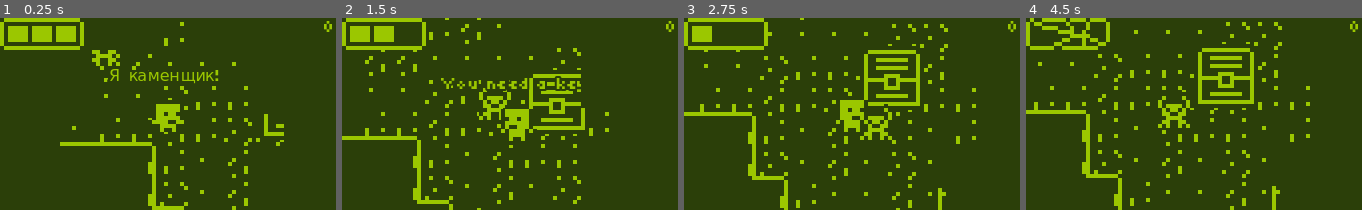
Above: before the commit, frames 1-4 (left to right).
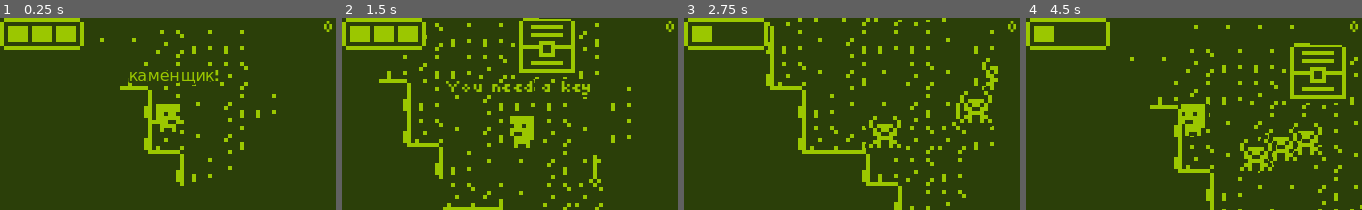
Above: after the commit, the same moments.

Repository: TheAihopGG/nokia-3310-jam-7
Game: Godot game, scene res://Scenes/game.tscn
Same seed, same stepped clock (60 frames per second), same inputs: the game is played once before the commit and once after it.
Inputs (mouse positions are in pixels of both pictures, inside the frame that each line leads up to):
- Up to frame 1 (0.25 s): no input
- Up to frame 2 (1.5 s): tap Enter at 0.5 s; move the mouse to (583, 104) at 0.52 s; hold Right (ui_right) 0.53-1.28 s; hold F (interact) 0.53-1.28 s; click (583, 104) at 0.8 s; move the mouse to (442, 123) at 1.27 s; hold Down (ui_down) from 1.28 s (still down); click (442, 123) at 1.35 s
- Up to frame 3 (2.75 s): tap F (interact) at 1.55 s; move the mouse to (885, 71) at 2.02 s; release Down (ui_down) at 2.03 s; hold Right (ui_right) from 2.03 s (still down); hold F (interact) from 2.03 s (still down); click (885, 71) at 2.3 s
- Up to frame 4 (4.5 s): move the mouse to (1177, 152) at 2.77 s; release Right (ui_right) at 2.78 s; release F (interact) at 2.78 s; hold Up (ui_up) 2.78-3.53 s; click (1177, 152) at 2.85 s; tap F (interact) at 3.05 s; move the mouse to (1294, 142) at 3.52 s; hold F (interact) 3.53-4.28 s; hold Left (ui_left) from 3.53 s (still down); click (1294, 142) at 3.8 s; move the mouse to (1093, 85) at 4.27 s; click (1093, 85) at 4.35 s

The runs differ from the first frame. In frame 1, 5.9% of the frame differs, in the area x 17-85%, y 2-100%; in frame 2, 15%; in frame 3, 14%; in frame 4, 16%, in the area x 0-100%, y 0-100%.

Commit message:
теперь можно ломать блоки

Diff:
--- a/Scenes/Characters/Enemies/Beatle/BeatleFSM.gd
+++ b/Scenes/Characters/Enemies/Beatle/BeatleFSM.gd
@@ -4,6 +4,7 @@
 func _init() -> void:
     _add_state("chase")
     _add_state("hurt")
+    _add_state("dead")
 
 func _ready() -> void:
     set_state(states.chase)
@@ -27,3 +28,5 @@
             animation_player.play("chase")
         states.hurt:
             animation_player.play("hurt")
+        states.dead:
+            animation_player.play("dead")
--- a/Scenes/Characters/Enemies/Beatle/beatle.gd
+++ b/Scenes/Characters/Enemies/Beatle/beatle.gd
@@ -1,3 +1,4 @@
+@icon("res://Assets/Sprites/enemy4.png")
 extends Enemy
 
 
--- a/Scenes/Characters/Enemies/Beatle/beatle.tscn
+++ b/Scenes/Characters/Enemies/Beatle/beatle.tscn
@@ -85,21 +85,20 @@
 "values": [0]
 }
 
-[sub_resource type="Animation" id="Animation_d8yas"]
-resource_name = "hurt"
+[sub_resource type="Animation" id="Animation_8we0c"]
+resource_name = "dead"
 length = 0.4
-step = 0.1
-tracks/0/type = "value"
-tracks/0/imported = false
-tracks/0/enabled = true
-tracks/0/path = NodePath("AnimatedSprite2D:animation")
-tracks/0/interp = 1
-tracks/0/loop_wrap = true
-tracks/0/keys = {
-"times": PackedFloat32Array(0),
-"transitions": PackedFloat32Array(1),
-"update": 1,
-"values": [&"chase"]
+tracks/0/type = "value"
+tracks/0/imported = false
+tracks/0/enabled = true
+tracks/0/path = NodePath("AnimatedSprite2D:animation")
+tracks/0/interp = 1
+tracks/0/loop_wrap = true
+tracks/0/keys = {
+"times": PackedFloat32Array(0),
+"transitions": PackedFloat32Array(1),
+"update": 1,
+"values": [&"idle"]
 }
 tracks/1/type = "value"
 tracks/1/imported = false
@@ -125,11 +124,67 @@
 "update": 1,
 "values": [false, true, false, true]
 }
+tracks/3/type = "method"
+tracks/3/imported = false
+tracks/3/enabled = true
+tracks/3/path = NodePath(".")
+tracks/3/interp = 1
+tracks/3/loop_wrap = true
+tracks/3/keys = {
+"times": PackedFloat32Array(0.4),
+"transitions": PackedFloat32Array(1),
+"values": [{
+"args": [],
+"method": &"queue_free"
+}]
+}
+
+[sub_resource type="Animation" id="Animation_d8yas"]
+resource_name = "hurt"
+length = 0.4
+step = 0.1
+tracks/0/type = "value"
+tracks/0/imported = false
+tracks/0/enabled = true
+tracks/0/path = NodePath("AnimatedSprite2D:animation")
+tracks/0/interp = 1
+tracks/0/loop_wrap = true
+tracks/0/keys = {
+"times": PackedFloat32Array(0),
+"transitions": PackedFloat32Array(1),
+"update": 1,
+"values": [&"chase"]
+}
+tracks/1/type = "value"
+tracks/1/imported = false
+tracks/1/enabled = true
+tracks/1/path = NodePath("AnimatedSprite2D:frame")
+tracks/1/interp = 1
+tracks/1/loop_wrap = true
+tracks/1/keys = {
+"times": PackedFloat32Array(0),
+"transitions": PackedFloat32Array(1),
+"update": 1,
+"values": [0]
+}
+tracks/2/type = "value"
+tracks/2/imported = false
+tracks/2/enabled = true
+tracks/2/path = NodePath("AnimatedSprite2D:visible")
+tracks/2/interp = 1
+tracks/2/loop_wrap = true
+tracks/2/keys = {
+"times": PackedFloat32Array(0, 0.1, 0.2, 0.3),
+"transitions": PackedFloat32Array(1, 1, 1, 1),
+"update": 1,
+"values": [false, true, false, true]
+}
 
 [sub_resource type="AnimationLibrary" id="AnimationLibrary_niec7"]
 _data = {
 "RESET": SubResource("Animation_217nk"),
 "chase": SubResource("Animation_5uip4"),
+"dead": SubResource("Animation_8we0c"),
 "hurt": SubResource("Animation_d8yas")
 }
 
--- a/Scenes/Characters/Enemies/enemy.tscn
+++ b/Scenes/Characters/Enemies/enemy.tscn
@@ -7,7 +7,7 @@
 radius = 3.0
 height = 8.0
 
-[node name="Enemy" instance=ExtResource("1_pu503")]
+[node name="Enemy" groups=["ENEMY_GROUP"] instance=ExtResource("1_pu503")]
 script = ExtResource("2_5ggdj")
 
 [node name="CollisionShape2D" parent="." index="2"]
--- a/Scenes/Characters/Player/PlayerFSM.gd
+++ b/Scenes/Characters/Player/PlayerFSM.gd
@@ -6,6 +6,7 @@
     _add_state("move")
     _add_state("attack")
     _add_state("hurt")
+    _add_state("dead")
 
 func _ready() -> void:
     set_state(states.idle)
@@ -30,7 +31,7 @@
                 return states.idle
 
         states.hurt:
-            if not parent.hitbox.get_child(0).disabled and not animation_player.is_playing():
+            if not animation_player.is_playing():
                 return states.idle
     return -1
 
@@ -44,3 +45,5 @@
             animation_player.play("move")
         states.hurt:
             animation_player.play("hurt")
+        states.dead:
+            animation_player.play("dead")
--- a/Scenes/Characters/Player/player.gd
+++ b/Scenes/Characters/Player/player.gd
@@ -6,10 +6,6 @@
 @onready var rotate_weapon : Node2D = get_node("RotateWeapon")
 @onready var dialog : Dialog = get_node("Dialog")
 
-var inventory : Dictionary = {
-    'diamonds': 0,
-    'keys': 0
-}
 var nearest_chest : Chest
 var current_tile_position  : Vector2i
 var previous_tile_position : Vector2i
@@ -47,6 +43,9 @@
 
     if Input.is_action_pressed("mouse_button_left") and state_machine.state != state_machine.states.attack:
         state_machine.set_state(state_machine.states.attack)
+        var tile_position : Vector2i = tile_map.local_to_map(get_global_mouse_position())
+
+        tile_map.breaking_tile(tile_position)
 
     if nearest_chest and Input.is_action_pressed("interact"):
         if not nearest_chest.is_opened:
@@ -86,4 +85,4 @@
     if body.is_in_group('Items'):
         var item : Item = body
         if not item.is_picked_up:
-            item._pick_up()
+            item.pick_up()
--- a/Scenes/Characters/Player/player.tscn
+++ b/Scenes/Characters/Player/player.tscn
@@ -114,6 +114,33 @@
 "name": &"move",
 "speed": 8.0
 }]
+
+[sub_resource type="Animation" id="Animation_vpui7"]
+length = 0.001
+tracks/0/type = "value"
+tracks/0/imported = false
+tracks/0/enabled = true
+tracks/0/path = NodePath("RotateWeapon/Hitbox/CollisionShape2D:disabled")
+tracks/0/interp = 1
+tracks/0/loop_wrap = true
+tracks/0/keys = {
+"times": PackedFloat32Array(0),
+"transitions": PackedFloat32Array(1),
+"update": 1,
+"values": [true]
+}
+tracks/1/type = "value"
+tracks/1/imported = false
+tracks/1/enabled = true
+tracks/1/path = NodePath("AnimatedSprite2D:visible")
+tracks/1/interp = 1
+tracks/1/loop_wrap = true
+tracks/1/keys = {
+"times": PackedFloat32Array(0),
+"transitions": PackedFloat32Array(1),
+"update": 1,
+"values": [true]
+}
 
 [sub_resource type="Animation" id="Animation_bpbs0"]
 length = 0.4
@@ -154,119 +181,8 @@
 "values": [false, true]
 }
 
-[sub_resource type="Animation" id="Animation_ng1y3"]
-length = 0.6
-loop_mode = 1
-tracks/0/type = "value"
-tracks/0/imported = false
-tracks/0/enabled = true
-tracks/0/path = NodePath("AnimatedSprite2D:frame")
-tracks/0/interp = 1
-tracks/0/loop_wrap = true
-tracks/0/keys = {
-"times": PackedFloat32Array(0, 0.2, 0.4),
-"transitions": PackedFloat32Array(1, 1, 1),
-"update": 1,
-"values": [0, 1, 2]
-}
-tracks/1/type = "value"
-tracks/1/imported = false
-tracks/1/enabled = true
-tracks/1/path = NodePath("AnimatedSprite2D:animation")
-tracks/1/interp = 1
-tracks/1/loop_wrap = true
-tracks/1/keys = {
-"times": PackedFloat32Array(0),
-"transitions": PackedFloat32Array(1),
-"update": 1,
-"values": ["idle"]
-}
-
-[sub_resource type="Animation" id="Animation_1isv0"]
-length = 0.375
-loop_mode = 1
-tracks/0/type = "value"
-tracks/0/imported = false
-tracks/0/enabled = true
-tracks/0/path = NodePath("AnimatedSprite2D:frame")
-tracks/0/interp = 1
-tracks/0/loop_wrap = true
-tracks/0/keys = {
-"times": PackedFloat32Array(0, 0.125, 0.25),
-"transitions": PackedFloat32Array(1, 1, 1),
-"update": 1,
-"values": [0, 1, 2]
-}
-tracks/1/type = "value"
-tracks/1/imported = false
-tracks/1/enabled = true
-tracks/1/path = NodePath("AnimatedSprite2D:animation")
-tracks/1/interp = 1
-tracks/1/loop_wrap = true
-tracks/1/keys = {
-"times": PackedFloat32Array(0),
-"transitions": PackedFloat32Array(1),
-"update": 1,
-"values": ["move"]
-}
-
-[sub_resource type="Animation" id="Animation_30rcw"]
-length = 0.375
-loop_mode = 1
-tracks/0/type = "value"
-tracks/0/imported = false
-tracks/0/enabled = true
-tracks/0/path = NodePath("AnimatedSprite2D:frame")
-tracks/0/interp = 1
-tracks/0/loop_wrap = true
-tracks/0/keys = {
-"times": PackedFloat32Array(0, 0.125, 0.25),
-"transitions": PackedFloat32Array(1, 1, 1),
-"update": 1,
-"values": [0, 1, 2]
-}
-tracks/1/type = "value"
-tracks/1/imported = false
-tracks/1/enabled = true
-tracks/1/path = NodePath("AnimatedSprite2D:animation")
-tracks/1/interp = 1
-tracks/1/loop_wrap = true
-tracks/1/keys = {
-"times": PackedFloat32Array(0),
-"transitions": PackedFloat32Array(1),
-"update": 1,
-"values": ["walk"]
-}
-
-[sub_resource type="Animation" id="Animation_vpui7"]
-length = 0.001
-tracks/0/type = "value"
-tracks/0/imported = false
-tracks/0/enabled = true
-tracks/0/path = NodePath("RotateWeapon/Hitbox/CollisionShape2D:disabled")
-tracks/0/interp = 1
-tracks/0/loop_wrap = true
-tracks/0/keys = {
-"times": PackedFloat32Array(0),
-"transitions": PackedFloat32Array(1),
-"update": 1,
-"values": [true]
-}
-tracks/1/type = "value"
-tracks/1/imported = false
-tracks/1/enabled = true
-tracks/1/path = NodePath("AnimatedSprite2D:visible")
-tracks/1/interp = 1
-tracks/1/loop_wrap = true
-tracks/1/keys = {
-"times": PackedFloat32Array(0),
-"transitions": PackedFloat32Array(1),
-"update": 1,
-"values": [true]
-}
-
-[sub_resource type="Animation" id="Animation_uqd12"]
-resource_name = "hurt"
+[sub_resource type="Animation" id="Animation_v3d6w"]
+resource_name = "dead"
 length = 0.4
 tracks/0/type = "value"
 tracks/0/imported = false
@@ -304,11 +220,150 @@
 "update": 1,
 "values": [false, true, false, true]
 }
+tracks/3/type = "method"
+tracks/3/imported = false
+tracks/3/enabled = true
+tracks/3/path = NodePath(".")
+tracks/3/interp = 1
+tracks/3/loop_wrap = true
+tracks/3/keys = {
+"times": PackedFloat32Array(0.4),
+"transitions": PackedFloat32Array(1),
+"values": [{
+"args": [],
+"method": &"queue_free"
+}]
+}
+
+[sub_resource type="Animation" id="Animation_uqd12"]
+resource_name = "hurt"
+length = 0.4
+tracks/0/type = "value"
+tracks/0/imported = false
+tracks/0/enabled = true
+tracks/0/path = NodePath("AnimatedSprite2D:animation")
+tracks/0/interp = 1
+tracks/0/loop_wrap = true
+tracks/0/keys = {
+"times": PackedFloat32Array(0),
+"transitions": PackedFloat32Array(1),
+"update": 1,
+"values": [&"idle"]
+}
+tracks/1/type = "value"
+tracks/1/imported = false
+tracks/1/enabled = true
+tracks/1/path = NodePath("AnimatedSprite2D:frame")
+tracks/1/interp = 1
+tracks/1/loop_wrap = true
+tracks/1/keys = {
+"times": PackedFloat32Array(0),
+"transitions": PackedFloat32Array(1),
+"update": 1,
+"values": [0]
+}
+tracks/2/type = "value"
+tracks/2/imported = false
+tracks/2/enabled = true
+tracks/2/path = NodePath("AnimatedSprite2D:visible")
+tracks/2/interp = 1
+tracks/2/loop_wrap = true
+tracks/2/keys = {
+"times": PackedFloat32Array(0, 0.1, 0.2, 0.3),
+"transitions": PackedFloat32Array(1, 1, 1, 1),
+"update": 1,
+"values": [false, true, false, true]
+}
+
+[sub_resource type="Animation" id="Animation_ng1y3"]
+length = 0.6
+loop_mode = 1
+tracks/0/type = "value"
+tracks/0/imported = false
+tracks/0/enabled = true
+tracks/0/path = NodePath("AnimatedSprite2D:frame")
+tracks/0/interp = 1
+tracks/0/loop_wrap = true
+tracks/0/keys = {
+"times": PackedFloat32Array(0, 0.2, 0.4),
+"transitions": PackedFloat32Array(1, 1, 1),
+"update": 1,
+"values": [0, 1, 2]
+}
+tracks/1/type = "value"
+tracks/1/imported = false
+tracks/1/enabled = true
+tracks/1/path = NodePath("AnimatedSprite2D:animation")
+tracks/1/interp = 1
+tracks/1/loop_wrap = true
+tracks/1/keys = {
+"times": PackedFloat32Array(0),
+"transitions": PackedFloat32Array(1),
+"update": 1,
+"values": ["idle"]
+}
+
+[sub_resource type="Animation" id="Animation_1isv0"]
+length = 0.375
+loop_mode = 1
+tracks/0/type = "value"
+tracks/0/imported = false
+tracks/0/enabled = true
+tracks/0/path = NodePath("AnimatedSprite2D:frame")
+tracks/0/interp = 1
+tracks/0/loop_wrap = true
+tracks/0/keys = {
+"times": PackedFloat32Array(0, 0.125, 0.25),
+"transitions": PackedFloat32Array(1, 1, 1),
+"update": 1,
+"values": [0, 1, 2]
+}
+tracks/1/type = "value"
+tracks/1/imported = false
+tracks/1/enabled = true
+tracks/1/path = NodePath("AnimatedSprite2D:animation")
+tracks/1/interp = 1
+tracks/1/loop_wrap = true
+tracks/1/keys = {
+"times": PackedFloat32Array(0),
+"transitions": PackedFloat32Array(1),
+"update": 1,
+"values": ["move"]
+}
+
+[sub_resource type="Animation" id="Animation_30rcw"]
+length = 0.375
+loop_mode = 1
+tracks/0/type = "value"
+tracks/0/imported = false
+tracks/0/enabled = true
+tracks/0/path = NodePath("AnimatedSprite2D:frame")
+tracks/0/interp = 1
+tracks/0/loop_wrap = true
+tracks/0/keys = {
+"times": PackedFloat32Array(0, 0.125, 0.25),
+"transitions": PackedFloat32Array(1, 1, 1),
+"update": 1,
+"values": [0, 1, 2]
+}
+tracks/1/type = "value"
+tracks/1/imported = false
+tracks/1/enabled = true
+tracks/1/path = NodePath("AnimatedSprite2D:animation")
+tracks/1/interp = 1
+tracks/1/loop_wrap = true
+tracks/1/keys = {
+"times": PackedFloat32Array(0),
+"transitions": PackedFloat32Array(1),
+"update": 1,
+"values": ["walk"]
+}
 
 [sub_resource type="AnimationLibrary" id="AnimationLibrary_i4yln"]
 _data = {
 "RESET": SubResource("Animation_vpui7"),
 "attack": SubResource("Animation_bpbs0"),
+"dead": SubResource("Animation_v3d6w"),
 "hurt": SubResource("Animation_uqd12"),
 "idle": SubResource("Animation_ng1y3"),
 "move": SubResource("Animation_1isv0"),
@@ -324,7 +379,6 @@
 radius = 7.0
 
 [node name="Player" instance=ExtResource("1_lh6t2")]
-z_index = 3
 script = ExtResource("2_lvdns")
 acceleration = 10
 max_speed = 30
@@ -380,4 +434,3 @@
 [connection signal="body_entered" from="InteractionArea" to="." method="_on_interaction_area_body_entered"]
 [connection signal="body_exited" from="InteractionArea" to="." method="_on_interaction_area_body_exited"]
 [connection signal="body_entered" from="PickUpArea" to="." method="_on_pick_up_area_body_entered"]
-[connection signal="body_exited" from="PickUpArea" to="." method="_on_pick_up_area_body_exited"]
--- a/Scenes/Characters/character.gd
+++ b/Scenes/Characters/character.gd
@@ -13,6 +13,11 @@
 
 var move_direction : Vector2
 
+var inventory : Dictionary = {
+    'diamonds': 0,
+    'keys': 0
+}
+
 func _physics_process(_delta: float) -> void:
     move_and_slide()
     velocity = lerp(velocity, Vector2.ZERO, FRICTION)
--- a/Scenes/ECS/health_component.gd
+++ b/Scenes/ECS/health_component.gd
@@ -12,7 +12,10 @@
 func _ready() -> void:
     health_points = max_health_points
 
-func take_damage(_attacker : CharacterBody2D, damage : int, dir : Vector2, force : int) -> void:
+func take_damage(attacker : CharacterBody2D, damage : int, dir : Vector2, force : int) -> void:
+    if attacker.is_in_group("ENEMY_GROUP") and parent.is_in_group("ENEMY_GROUP"):
+        return
+
     health_points += damage
 
     if health_points > 0:
@@ -20,7 +23,11 @@
             parent.state_machine.set_state(parent.state_machine.states.hurt)
             parent.velocity += dir * force
     else:
-        parent.queue_free()
+        if parent is Character:
+            parent.state_machine.set_state(parent.state_machine.states.dead)
+            parent.velocity += dir * force * 2
+        else:
+            parent.queue_free()
 
 func set_hp(new_hp : int) -> void:
     health_points = clamp(new_hp, 0, max_health_points)
--- a/Scenes/Objects/Chest/chest.gd
+++ b/Scenes/Objects/Chest/chest.gd
@@ -1,7 +1,8 @@
 class_name Chest extends StaticBody2D
 
+
 @export var drop = {
-	'diamonds': 100
+    'diamonds': 100
 }
 
 @onready var animated_sprite : AnimatedSprite2D = get_node("AnimatedSprite2D")
@@ -9,11 +10,11 @@
 var is_opened : bool = false
 
 func _ready() -> void:
-	animated_sprite.play('closed')
+    animated_sprite.play('closed')
 
 func open() -> void:
-	animated_sprite.play('opened')
-	for key in drop.keys():
-		GlobalVars.player.inventory[key] += drop[key]
+    animated_sprite.play('opened')
+    for key in drop.keys():
+        GlobalVars.player.inventory[key] += drop[key]
 
-	is_opened = true
+    is_opened = true
--- a/Scenes/Objects/Item/item.gd
+++ b/Scenes/Objects/Item/item.gd
@@ -4,9 +4,9 @@
 
 var is_picked_up : bool = false
 
-func _pick_up() -> void:
-	for key in drop.keys():
-		GlobalVars.player.inventory[key] += drop[key]
+func pick_up() -> void:
+    for key in drop.keys():
+        GlobalVars.player.inventory[key] += drop[key]
 
-	is_picked_up = true
-	visible = false
+    is_picked_up = true
+    visible = false
--- a/Scenes/game.gd
+++ b/Scenes/game.gd
@@ -1,4 +1,4 @@
 extends Node2D
 
 
-@onready var tile_map    : Node2D = get_node("TileMap")
+@onready var tile_map : Node2D = get_node("TileMap")
--- a/Scenes/game.tscn
+++ b/Scenes/game.tscn
@@ -111,17 +111,35 @@
 position = Vector2(50, 14)
 
 [node name="Player" parent="." instance=ExtResource("3_sqq7q")]
-position = Vector2(19, 16)
-
-[node name="Beatle" parent="." instance=ExtResource("12_0d28c")]
-
-[node name="HealthComponent" parent="Beatle" index="0"]
-max_health_points = 99
+position = Vector2(20, 30)
 
 [node name="AudioStreamPlayer2D" type="AudioStreamPlayer2D" parent="."]
 stream = ExtResource("11_qw7yh")
 volume_db = 24.0
+autoplay = true
+
+[node name="Beatle" parent="." instance=ExtResource("12_0d28c")]
+position = Vector2(68, 82)
+max_speed = 20
+
+[node name="Beatle2" parent="." instance=ExtResource("12_0d28c")]
+position = Vector2(106, 51)
+max_speed = 20
+
+[node name="Beatle3" parent="." instance=ExtResource("12_0d28c")]
+position = Vector2(145, -35)
+max_speed = 20
+
+[node name="Beatle4" parent="." instance=ExtResource("12_0d28c")]
+position = Vector2(85, -37)
+max_speed = 20
+
+[node name="Beatle5" parent="." instance=ExtResource("12_0d28c")]
+position = Vector2(131, -14)
+max_speed = 20
+
+[node name="Beatle7" parent="." instance=ExtResource("12_0d28c")]
+position = Vector2(113, 22)
+max_speed = 20
 
 [connection signal="hp_changed" from="Player" to="UI" method="_on_player_hp_changed"]
-
-[editable path="Beatle"]
--- a/Scenes/tile_map.gd
+++ b/Scenes/tile_map.gd
@@ -8,6 +8,8 @@
 const LIST_LAND : Array[Vector2i] = [Vector2i(0, 0), Vector2i(1, 0), Vector2i(0, 1), Vector2i(1, 1)]
 
 var list_vectors : Array[Vector2i] = get_array_circle(4)
+
+var endurance_tiles : Dictionary
 
 func _ready() -> void:
     layer_fog.show()
@@ -28,6 +30,17 @@
             var tile_data_wall : TileData = layer_wall.get_cell_tile_data(tile_position)
             if not tile_data_wall:
                 layer_floor.set_cell(tile_position, 1, LIST_LAND.pick_random())
+            else:
+                endurance_tiles[tile_position] = 2
+
+func breaking_tile(tile_pos : Vector2i) -> void:
+    var tile_date = layer_wall.get_cell_tile_data(tile_pos) # получает данные о тайле
+    if tile_date:
+        endurance_tiles[tile_pos] -= 1
+        if endurance_tiles[tile_pos] <= 0:
+            layer_floor.set_cell(tile_pos, 1, LIST_LAND.pick_random())
+            layer_wall.set_cells_terrain_connect([tile_pos], 0, -1, false)
+            endurance_tiles.erase(tile_pos)
 
 func get_array_circle(radius : int) -> Array[Vector2i]:
     var new_array : Array[Vector2i]
--- a/project.godot
+++ b/project.godot
@@ -45,6 +45,7 @@
 Diamonds=""
 Chests=""
 Items=""
+ENEMY_GROUP=""
 
 [input]
 
Not shown: 1 places in Scenes/Characters/Enemies/Beatle/beatle.tscn that only renumber resources
Not shown: 1 places in Scenes/Characters/Player/player.tscn that only renumber resources
